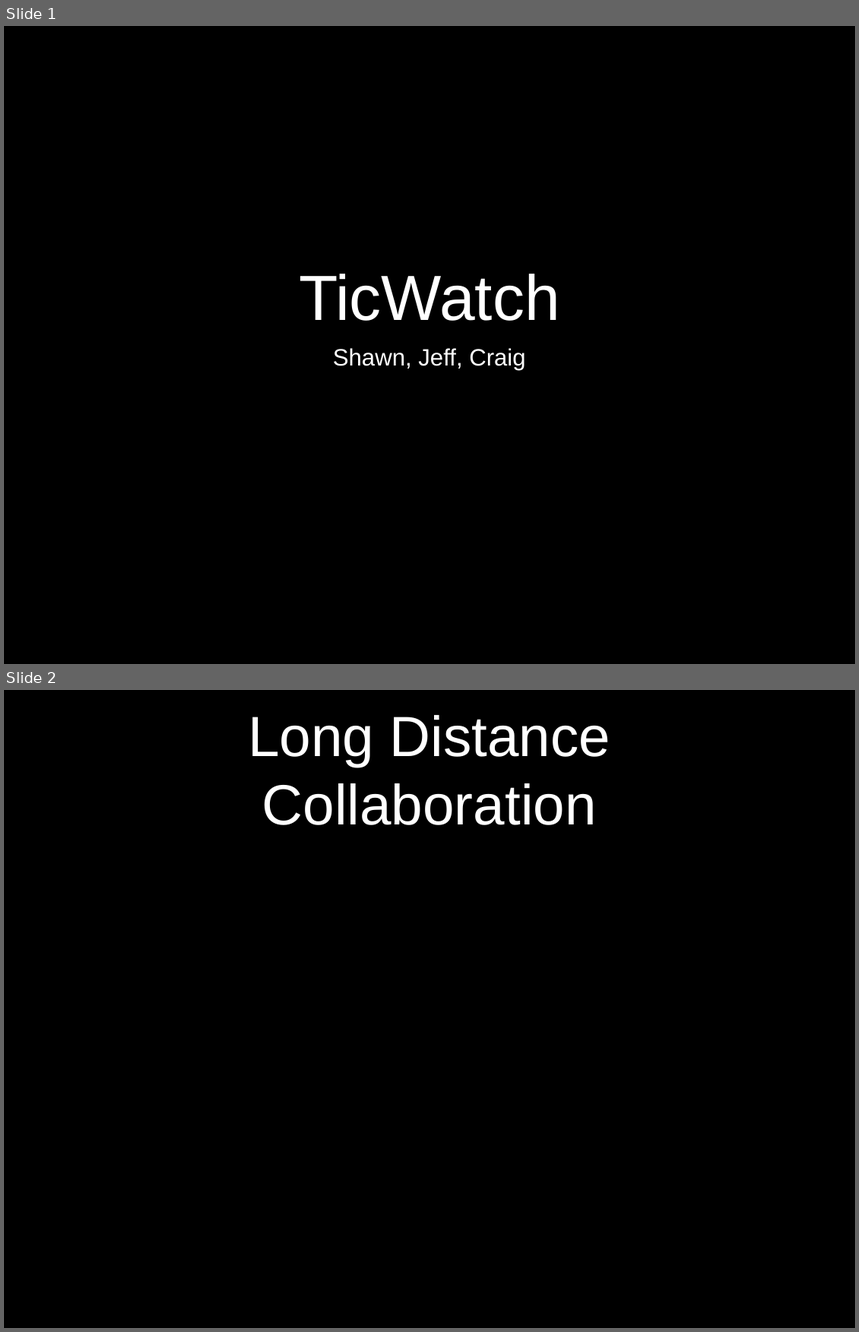
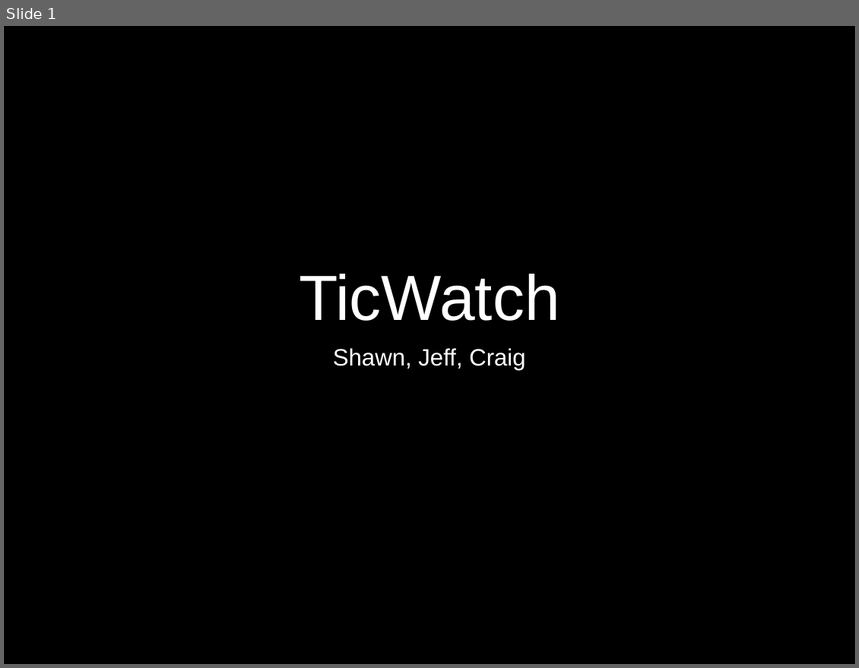
Before and after one commit to cwcraigo/TicWatch, a slide deck: Documents/CIT312Presentation.pptx. Shown one above the other, each under a label of ours: slides 1 and 2 before the commit, slide 1 after it. The pictures are 859x1332 and 859x668 pixels, drawn with LibreOffice and Linux fonts; fonts in the diff are those of the drawing; background and template pictures are left out. Boxes give left, top, right and bottom in pixels: in the first picture for what was removed or moved away, otherwise in the second. Text is boxed around its words. In the diff, an @@ line names an element or a change of style, - is before the commit and + after.

```diff
--- a/Documents/CIT312Presentation.pptx
+++ b/Documents/CIT312Presentation.pptx
@@ slide 2 removed at [4, 690, 855, 1328], background picture (left out) @@
@@ title removed at [248, 715, 610, 825] @@
-Long Distance Collaboration
```
Also in this commit, not shown: 3 slides added, 4 other slides removed, 15 other files.
